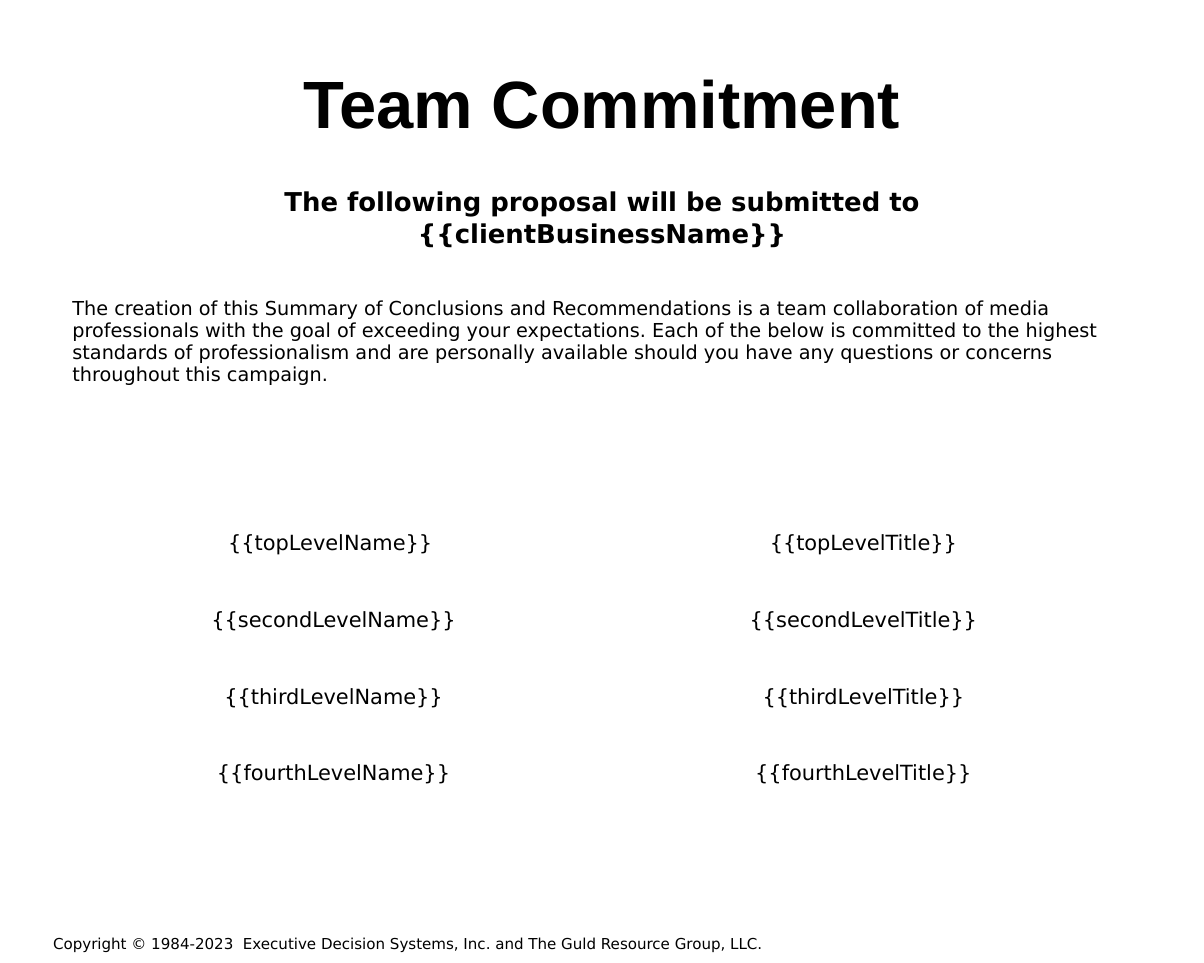
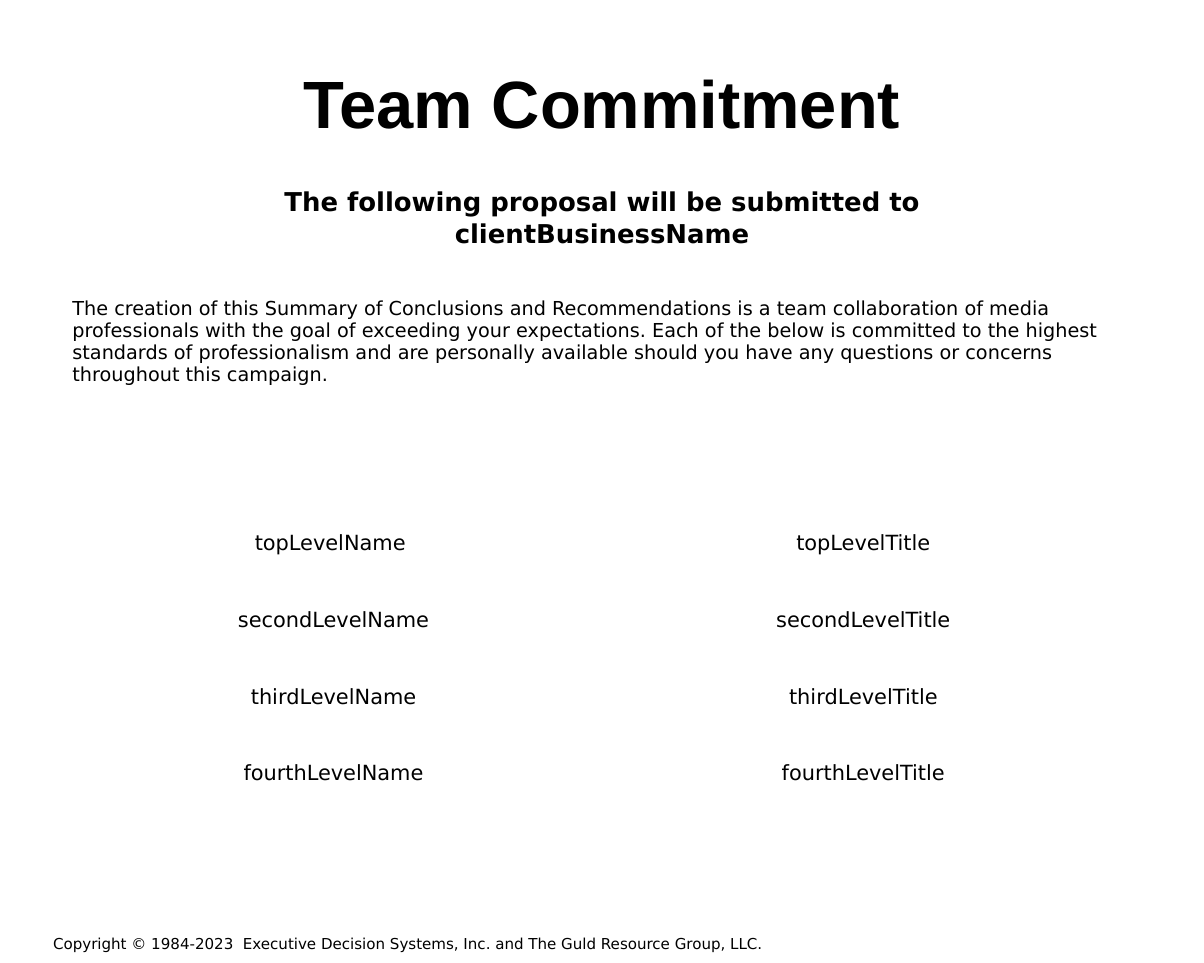
Before and after one commit to hintonandrew510/wizardfrontend, a slide deck: slide 2 of mavenprojectSCR/src/main/resources/powerpointtemplate/tv.pptx. Drawn at 1204x963 pixels with LibreOffice and Linux fonts; fonts in the diff are those of the drawing; background and template pictures are left out. Boxes give left, top, right and bottom in pixels: in the first picture for what was removed or moved away, otherwise in the second. Text is boxed around its words. In the diff, an @@ line names an element or a change of style, - is before the commit and + after.

```diff
--- a/mavenprojectSCR/src/main/resources/powerpointtemplate/tv.pptx
+++ b/mavenprojectSCR/src/main/resources/powerpointtemplate/tv.pptx
@@ text at box(455, 223, 749, 244): text changed @@
-{{clientBusinessName}}
+clientBusinessName
@@ text at box(238, 534, 429, 781): text changed @@
-{{topLevelName}}
-{{secondLevelName}}
-{{thirdLevelName}}
-{{fourthLevelName}}
+topLevelName
+secondLevelName
+thirdLevelName
+fourthLevelName
@@ text at box(776, 534, 950, 781): text changed @@
-{{topLevelTitle}}
-{{secondLevelTitle}}
-{{thirdLevelTitle}}
-{{fourthLevelTitle}}
+topLevelTitle
+secondLevelTitle
+thirdLevelTitle
+fourthLevelTitle
```
Also in this commit, not shown: 26 other slides changed, 4 other files.
